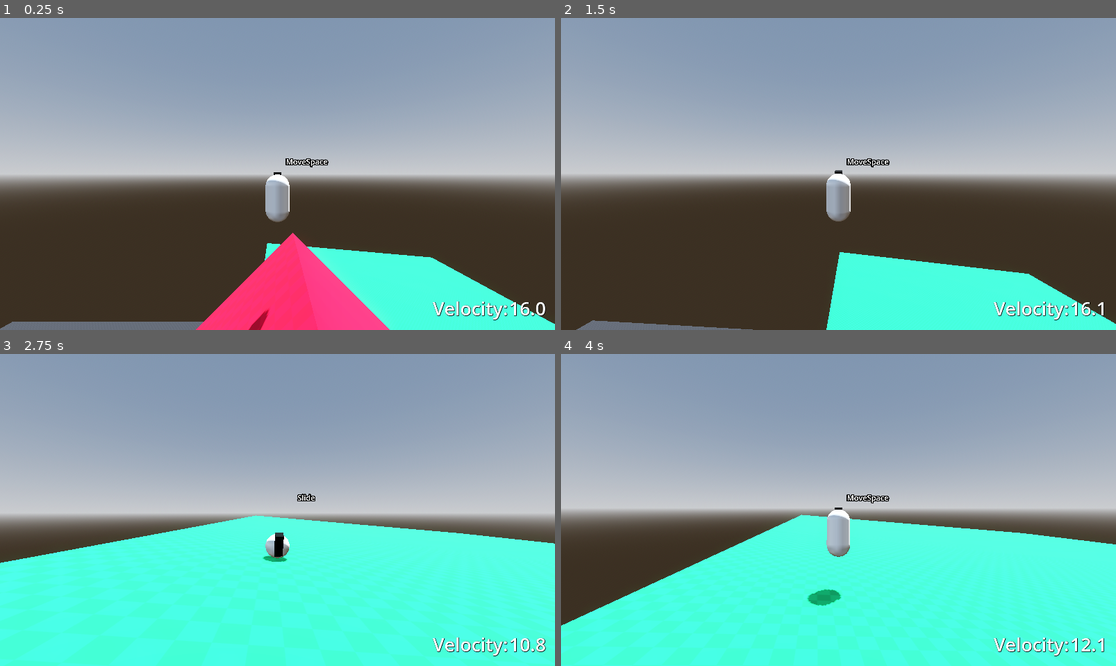
Above: before the commit, frames 1-4 (two rows, left to right).
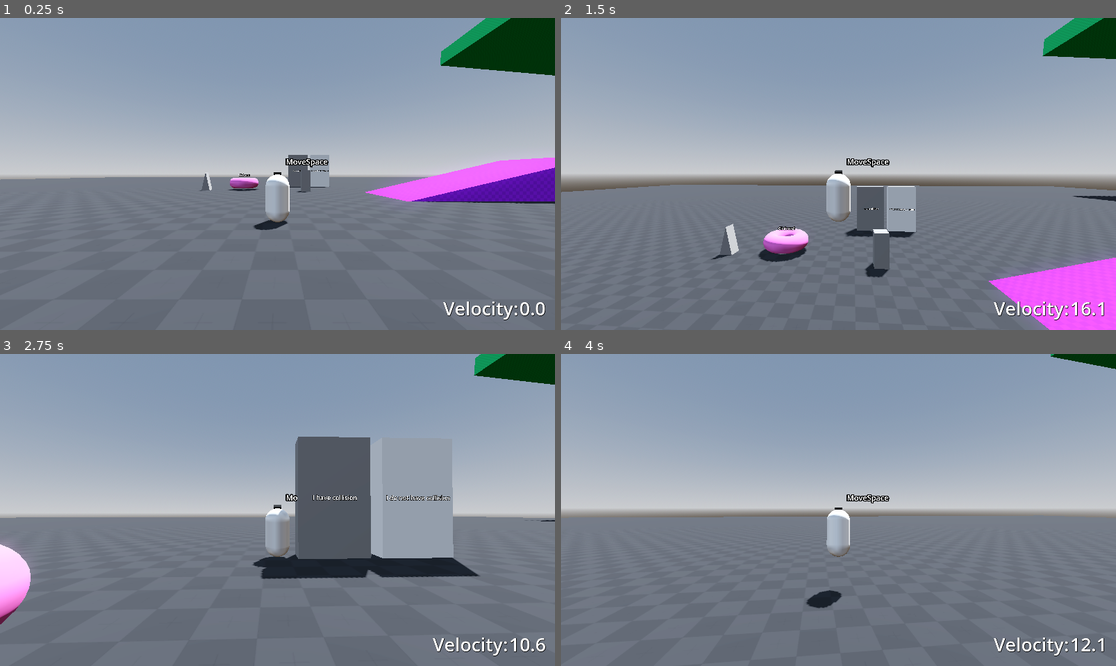
Above: after the commit, the same moments.

Repository: Gjosti/dev-sandbox
Game: Godot game, scene res://Levels/sandbox_level.tscn
The game is run twice, just before and just after one commit, with the same random seed, the same clock (stepped at 60 frames per second) and the same inputs.
Inputs (mouse positions are in pixels of both pictures, inside the frame that each line leads up to):
- Up to frame 1 (0.25 s): no input
- Up to frame 2 (1.5 s): move the mouse to (866, 174) at 0.52 s; hold Ctrl (crouch) 0.53-1.28 s; hold W (move_forward) from 0.53 s (still down); click (866, 174) at 0.67 s; tap Space (jump) at 0.77, 1.07 s; tap Shift (dash) at 0.8, 1.35 s; move the mouse to (810, 174) at 1.27 s
- Up to frame 3 (2.75 s): keep holding W (move_forward); tap Space (jump) at 1.52, 1.55, 1.82, 2.1 s; move the mouse to (288, 503) at 2.02 s; hold Ctrl (crouch) from 2.03 s (still down)
- Up to frame 4 (4 s): keep holding W (move_forward); move the mouse to (832, 516) at 2.77 s; release Ctrl (crouch) at 2.78 s; click (832, 516) at 2.85 s; tap Space (jump) at 3.02, 3.32, 3.77, 3.8 s; tap Shift (dash) at 3.05 s; move the mouse to (877, 513) at 3.52 s; hold Ctrl (crouch) from 3.53 s (still down)

The runs differ from the first frame. In frame 1, 51% of the frame differs, in the area x 0-100%, y 0-100%; in frame 2, 46%; in frame 3, 53%; in frame 4, 47%.

Commit message:
small refactor and start on LedgeGrab.tscn and .gd

Diff:
--- a/Levels/sandbox_level.tscn
+++ b/Levels/sandbox_level.tscn
@@ -110,7 +110,7 @@
 surface_material_override/0 = SubResource("StandardMaterial3D_i8ax3")
 
 [node name="Player" parent="." instance=ExtResource("1_e63bh")]
-transform = Transform3D(1, 0, 0, 0, 1, 0, 0, 0, 1, 85.69266, 103.65351, 33.71123)
+transform = Transform3D(1, 0, 0, 0, 1, 0, 0, 0, 1, -0.4307022, -7.6293945e-06, 9.739891)
 
 [node name="CollisionWalls" type="Node3D" parent="."]
 transform = Transform3D(1, 0, 0, 0, 1, 0, 0, 0, 1, 2.8392062, 0, -5.5322585)
--- a/Outlines/select_highlight.gd
+++ b/Outlines/select_highlight.gd
@@ -10,7 +10,7 @@
 
 var selected: bool = false
 
-func _ready():
+func _ready() -> void:
 	if body:
 		body.mouse_entered.connect(_on_static_body_3d_mouse_entered)
 		body.mouse_exited.connect(_on_static_body_3d_mouse_exited)
--- a/Player/Player.tscn
+++ b/Player/Player.tscn
@@ -6,6 +6,7 @@
 [ext_resource type="PackedScene" uid="uid://bedml0okde3l1" path="res://Player/rig.tscn" id="4_ddoul"]
 [ext_resource type="PackedScene" uid="uid://b1veppx83glta" path="res://Player/jump.tscn" id="5_8g4oa"]
 [ext_resource type="PackedScene" uid="uid://bp4egawc77s6r" path="res://Player/player_camera.tscn" id="6_6ysni"]
+[ext_resource type="PackedScene" uid="uid://o8io8idytia6" path="res://Player/ledge_grab.tscn" id="7_vlldt"]
 
 [sub_resource type="CapsuleShape3D" id="CapsuleShape3D_tok1r"]
 
@@ -31,6 +32,9 @@
 
 [node name="PlayerCamera" parent="." instance=ExtResource("6_6ysni")]
 
+[node name="LedgeGrab" parent="." instance=ExtResource("7_vlldt")]
+transform = Transform3D(1, 0, 0, 0, 1, 0, 0, 0, 1, 0, 1.8357217, -0.8784434)
+
 [connection signal="velocity_current" from="." to="Crouch" method="_on_player_velocity_current"]
 
 [editable path="RigPivot/Rig"]
--- /dev/null
+++ b/Player/ledge_grab.gd
@@ -0,0 +1,18 @@
+extends Node3D
+
+# If ledge is detected then set velocity to zero.
+# ledge is detected if: top area  does not detect collision whil bottom does.
+
+@export var player: Player
+
+@onready var top_area: Area3D = $Area3D_Top
+@onready var bottom_area: Area3D = $Area3D_Bottom
+
+# Called when the node enters the scene tree for the first time.
+func _ready() -> void:
+	pass # Replace with function body.
+
+
+# Called every frame. 'delta' is the elapsed time since the previous frame.
+func _process(delta: float) -> void:
+	pass
--- /dev/null
+++ b/Player/ledge_grab.tscn
@@ -0,0 +1,21 @@
+[gd_scene load_steps=3 format=3 uid="uid://o8io8idytia6"]
+
+[ext_resource type="Script" uid="uid://divv7jqp0a45w" path="res://Player/ledge_grab.gd" id="1_6b7j0"]
+
+[sub_resource type="BoxShape3D" id="BoxShape3D_4imup"]
+size = Vector3(0.5, 0, 0.2)
+
+[node name="LedgeGrab" type="Node3D"]
+script = ExtResource("1_6b7j0")
+
+[node name="Area3D_Top" type="Area3D" parent="."]
+transform = Transform3D(1, 0, 0, 0, 1, 0, 0, 0, 1, 0, 0.1, -0.1)
+
+[node name="CollisionShape3D" type="CollisionShape3D" parent="Area3D_Top"]
+shape = SubResource("BoxShape3D_4imup")
+
+[node name="Area3D_Bottom" type="Area3D" parent="."]
+transform = Transform3D(1, 0, 0, 0, 1, 0, 0, 0, 1, 0, 0, -0.1)
+
+[node name="CollisionShape3D" type="CollisionShape3D" parent="Area3D_Bottom"]
+shape = SubResource("BoxShape3D_4imup")
--- a/Player/player_camera.gd
+++ b/Player/player_camera.gd
@@ -7,7 +7,7 @@
 @export var min_camera_distance: float = 1
 @export var max_camera_distance: float = 15
 
-var _look := Vector2.ZERO
+var _look :Vector2 = Vector2.ZERO
 
 @onready var horizontal_pivot: Node3D = $HorizontalPivot
 @onready var vertical_pivot: Node3D = $HorizontalPivot/VerticalPivot
--- a/Player/rig.gd
+++ b/Player/rig.gd
@@ -3,7 +3,7 @@
 @export var animation_speed: float = 10.0
 @export var debug_mode:bool = true
 
-@onready var animation_tree := $AnimationTree
+@onready var animation_tree: AnimationTree= $AnimationTree
 @onready var playback: AnimationNodeStateMachinePlayback = animation_tree["parameters/playback"]
 @onready var state_label: Label3D = $StateLabel
 
@@ -28,6 +28,8 @@
 func travel(animation_name: String) -> void:
 	playback.travel(animation_name)
 
+
+# Rig States
 func is_idle() -> bool:
 	return playback.get_current_node() == "MoveSpace"
 
@@ -45,3 +47,6 @@
 
 func is_sliding() -> bool:
 	return playback.get_current_node() == "Slide"
+
+func is_ledge_grabbing() -> bool:
+	return playback.get_current_node() == "LedgeGrab"
Not shown: 1 places in Player/Player.tscn that only renumber resources
Not shown, added: Player/ledge_grab.gd.uid
